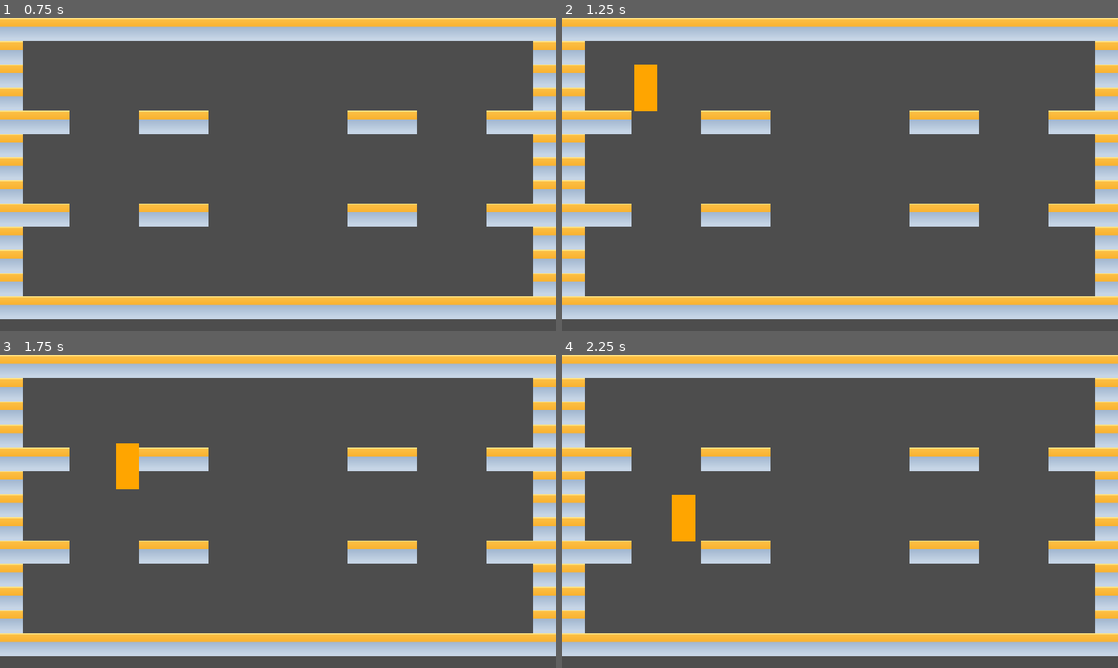
Above: before the commit, frames 1-4 (two rows, left to right).
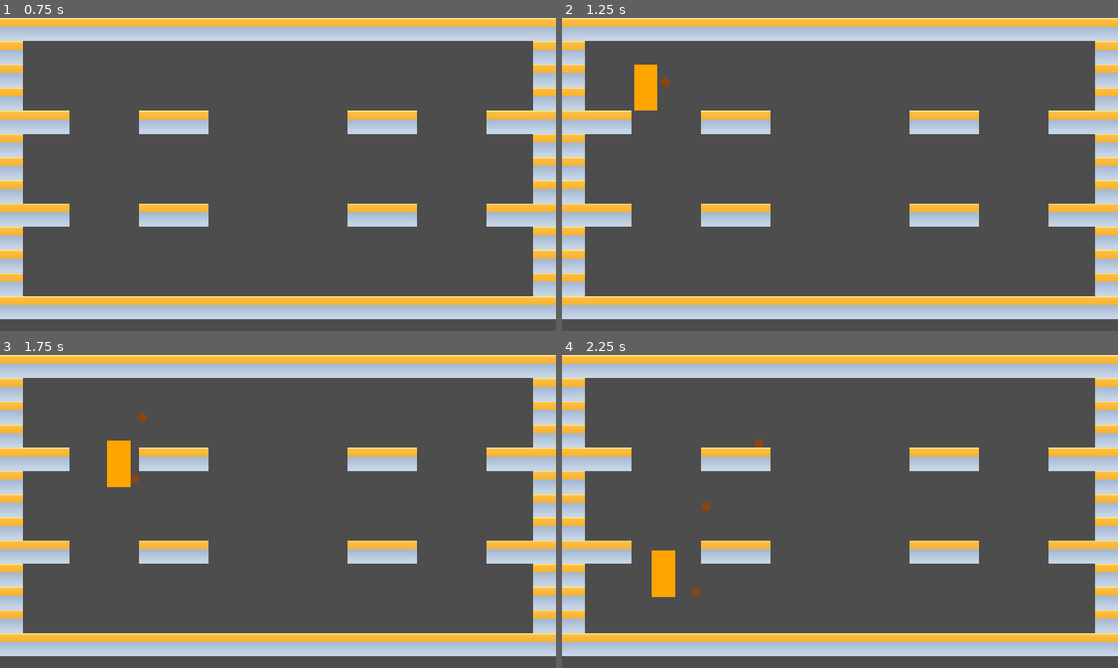
Above: after the commit, the same moments.

Repository: the-g-force/GGJ24
Game: Godot game, scene res://world/world.tscn
Same seed, same stepped clock (60 frames per second), same inputs: the game is played once before the commit and once after it.
Inputs:
- Up to frame 1 (0.75 s): tap Enter at 0.5 s; hold D from 0.53 s (still down); hold Z from 0.53 s (still down)
- Up to frame 2 (1.25 s): keep holding D; keep holding Z; tap Space at 0.77 s
- Up to frame 3 (1.75 s): keep holding D; release Z at 1.28 s; tap Z at 1.35 s; tap Space at 1.52 s
- Up to frame 4 (2.25 s): release D at 2.03 s; hold A from 2.03 s (still down); hold Z from 2.03 s (still down)

Frame 1 is identical in both runs. In frame 2, less than 0.1% of the frame differs, in the area x 13-20%, y 19-30%; in frame 3, 0.5%; in frame 4, 1.4%, in the area x 16-37%, y 26-78%.

Commit message:
Make nuts pass through owner, then collide

Diff:
--- /dev/null
+++ b/project/player/nut/nut.gd
@@ -0,0 +1,16 @@
+extends RigidBody2D
+
+## The player who shot this nut.
+##
+## This is used to determine when the nut becomes "active" for hitting other things
+var shooter : Node2D
+
+func _draw():
+	var radius :float = $CollisionShape2D.shape.radius
+	draw_circle(Vector2.ZERO, radius, Color.SADDLE_BROWN)
+
+
+func _on_area_2d_body_exited(body):
+	# Once the area passs out of the shooter, turn on collision with players.
+	if body==shooter:
+		set_collision_layer_value(2, true)
--- a/project/player/nut/nut.tscn
+++ b/project/player/nut/nut.tscn
@@ -1,10 +1,26 @@
-[gd_scene load_steps=2 format=3 uid="uid://rhho6c4dxbly"]
+[gd_scene load_steps=4 format=3 uid="uid://rhho6c4dxbly"]
+
+[ext_resource type="Script" path="res://player/nut/nut.gd" id="1_2klto"]
 
 [sub_resource type="CircleShape2D" id="CircleShape2D_h3xsc"]
+radius = 15.0
+
+[sub_resource type="CircleShape2D" id="CircleShape2D_e84qd"]
+radius = 15.0
 
 [node name="Nut" type="RigidBody2D"]
-collision_layer = 2
-collision_mask = 2
+collision_layer = 4
+collision_mask = 5
+script = ExtResource("1_2klto")
 
 [node name="CollisionShape2D" type="CollisionShape2D" parent="."]
 shape = SubResource("CircleShape2D_h3xsc")
+
+[node name="Area2D" type="Area2D" parent="."]
+collision_layer = 0
+collision_mask = 2
+
+[node name="CollisionShape2D" type="CollisionShape2D" parent="Area2D"]
+shape = SubResource("CircleShape2D_e84qd")
+
+[connection signal="body_exited" from="Area2D" to="." method="_on_area_2d_body_exited"]
--- a/project/player/player.gd
+++ b/project/player/player.gd
@@ -23,7 +23,7 @@
 	if _is_jump_input_pressed() and is_on_floor():
 		velocity.y = JUMP_VELOCITY
 
-	if Input.is_joy_button_pressed(id, JOY_BUTTON_X) and _can_shoot:
+	if _is_shoot_pressed() and _can_shoot:
 		_shoot()
 
 	var direction = _read_movement_input()
@@ -44,6 +44,13 @@
 	return Input.is_joy_button_pressed(id, JOY_BUTTON_A)
 
 
+func _is_shoot_pressed() -> bool:
+	if id == 0:
+		if Input.is_key_pressed(KEY_Z):
+			return true
+	return Input.is_joy_button_pressed(id, JOY_BUTTON_X)
+
+
 func _read_movement_input() -> float:
 	# Player zero can use the keyboard (for speed of testing)
 	if id ==0:
@@ -62,9 +69,12 @@
 	_can_shoot = false
 
 	var nut := preload("res://player/nut/nut.tscn").instantiate()
+	nut.shooter = self
 	add_sibling(nut)
 	nut.global_position = _mouth.global_position
 	nut.apply_central_impulse(Vector2(_x_facing, 0).rotated(-PI/8 * _x_facing) * 500)
+
+	print("Shot!")
 
 	_shoot_cooldown_timer.start(shoot_cooldown_time)
 	await _shoot_cooldown_timer.timeout
--- a/project/player/player.tscn
+++ b/project/player/player.tscn
@@ -6,6 +6,8 @@
 size = Vector2(80, 160)
 
 [node name="Player" type="CharacterBody2D"]
+collision_layer = 2
+collision_mask = 3
 script = ExtResource("1_fs2d3")
 
 [node name="CollisionShape2D" type="CollisionShape2D" parent="."]
@@ -16,4 +18,4 @@
 one_shot = true
 
 [node name="Mouth" type="Node2D" parent="."]
-position = Vector2(0, -25)
+position = Vector2(3, -113)
--- a/project/project.godot
+++ b/project/project.godot
@@ -21,3 +21,9 @@
 window/size/viewport_height=1080
 window/stretch/mode="canvas_items"
 window/stretch/aspect="expand"
+
+[layer_names]
+
+2d_physics/layer_1="world"
+2d_physics/layer_2="player"
+2d_physics/layer_3="nut"
--- a/project/world/world.tscn
+++ b/project/world/world.tscn
@@ -14,6 +14,7 @@
 [sub_resource type="TileSet" id="TileSet_qknjb"]
 tile_size = Vector2i(80, 80)
 physics_layer_0/collision_layer = 1
+physics_layer_0/collision_mask = 0
 sources/0 = SubResource("TileSetAtlasSource_iuwsw")
 
 [node name="World" type="Node2D"]
